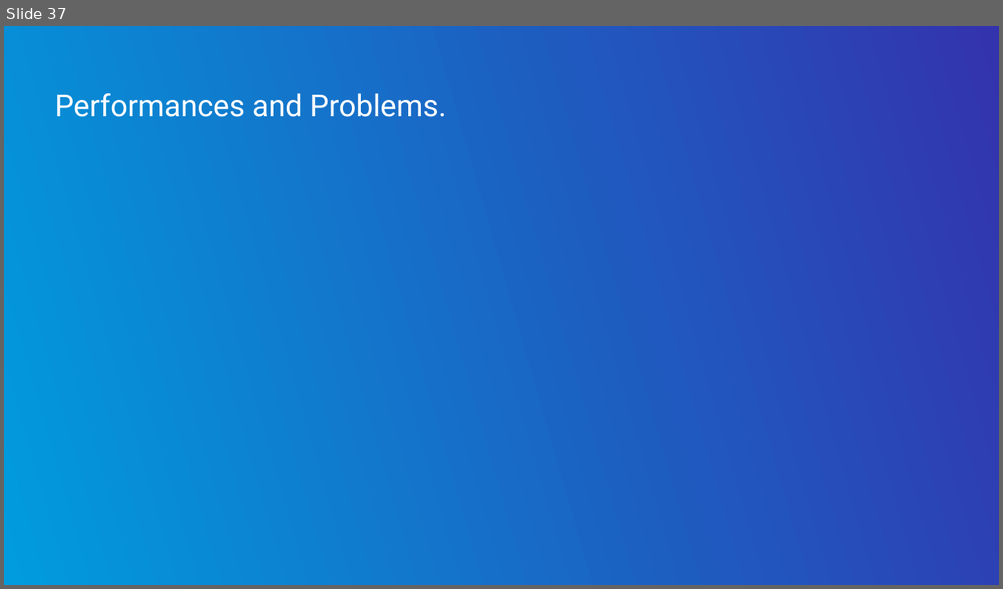
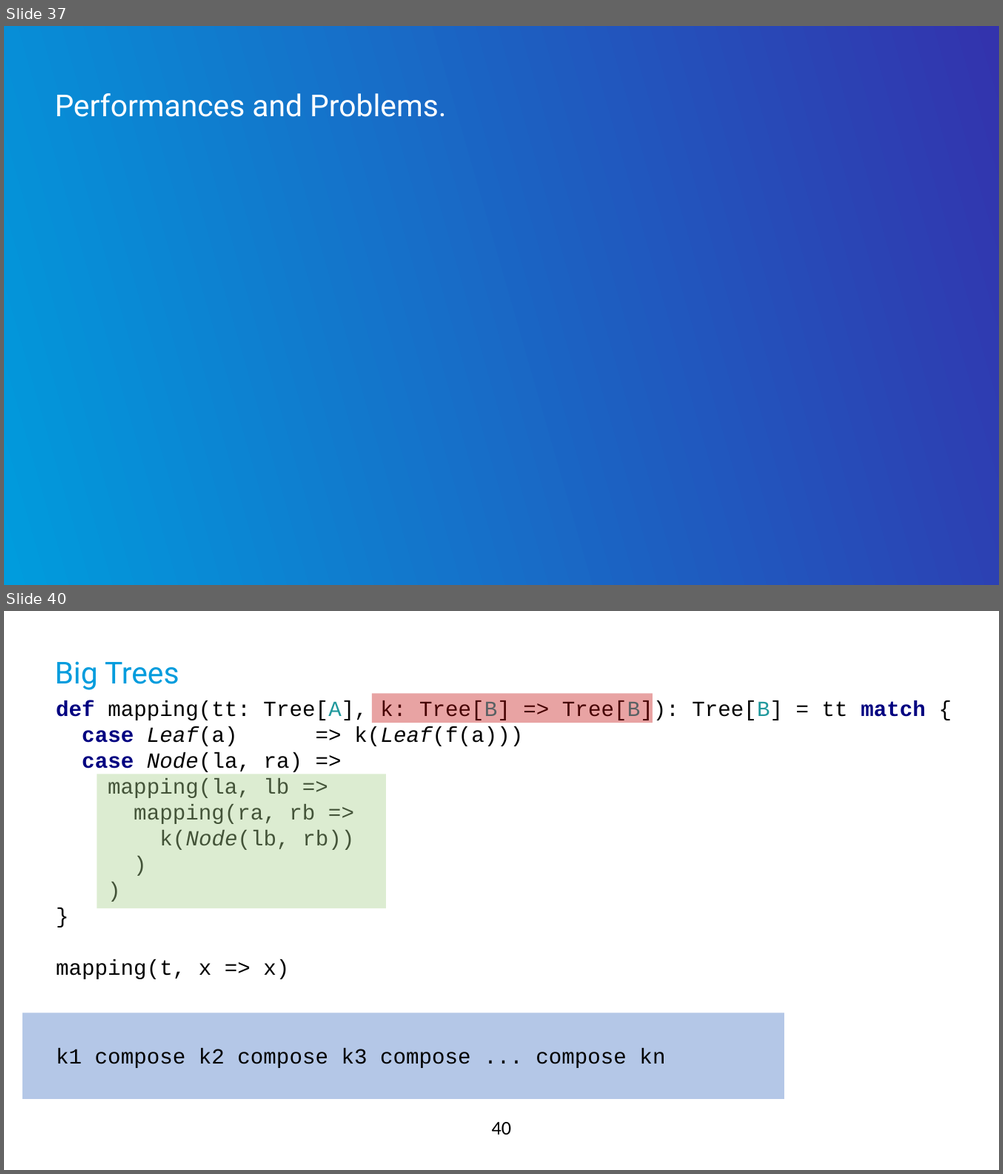
Before and after one commit to qqupp/continuations-playground, a slide deck: docs/diy-continuations.pptx. Shown one above the other, each under a label of ours: slide 37 before the commit, slides 37 and 40 after it; the slides between them are not shown. The pictures are 1003x589 and 1003x1174 pixels, drawn with LibreOffice and Linux fonts; fonts in the diff are those of the drawing; background and template pictures are left out. Boxes give left, top, right and bottom in pixels: in the first picture for what was removed or moved away, otherwise in the second. Text is boxed around its words. In the diff, an @@ line names an element or a change of style, - is before the commit and + after.

```diff
--- a/docs/diy-continuations.pptx
+++ b/docs/diy-continuations.pptx
@@ slide 40 added at (4,611,999,1170), background #FFFFFF @@
@@ title added at (55,661,179,690), 28 pt, text #009CDD @@
+Big Trees
@@ rectangle added at (372,693,652,723), fill #C00000 at 36% opacity @@
@@ text added at (56,701,925,980), 20 pt, text #000000 @@
+def mapping(tt: Tree[A], k: Tree[B] => Tree[B]): Tree[B] = tt match {
+case Leaf(a) => k(Leaf(f(a)))
+case Node(la, ra) =>
+mapping(la, lb =>
+mapping(ra, rb =>
+k(Node(lb, rb))
+)
+)
+}
+mapping(t, x => x)
@@ rectangle added at (97,774,387,908), fill #A9D18E at 40% opacity @@
@@ rectangle added at (22,1013,784,1099), fill #B4C7E7, 20 pt, text #000000 @@
+k1 compose k2 compose k3 compose ... compose kn
@@ page number added at (492,1122,512,1135), 18 pt, text #000000 @@
+40
```
Also in this commit, not shown: 1 slide changed, 4 other slides added, 3 slides removed, 2 other files.
